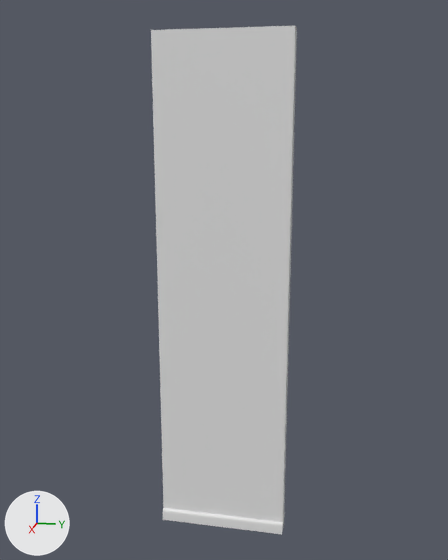
The FBX model Sneak and Seek/Assets/Meshes/Wall (Single) with end filled.fbx, before and after one commit.
Rendered twice from a 50 mm lens placed at (17.48, 3.51, 12.44), pointed at (-0.13, -0.01, 8.03). Lighting does not change. The marker at lower left points along +X, +Y and +Z. Where no turn or scale is listed for an object, it has been applied to the vertices. Vertices at the same position are counted once.
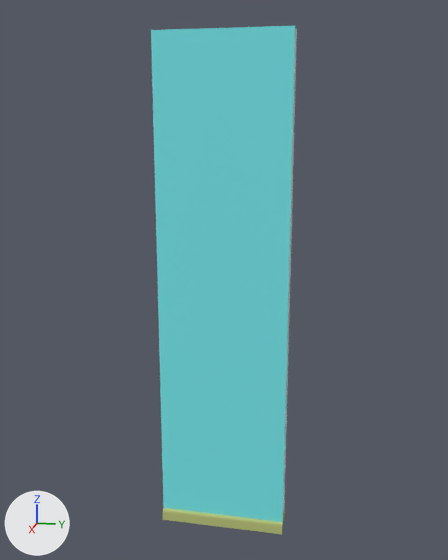
What differs and where, as boxes [x1, y1, x2, y2] in the pictures (448 x 560 px):
part 1 of me_mesh, recoloured: [163, 508, 285, 534] in both
part 2 of me_mesh, recoloured (white to cyan): [151, 26, 295, 522] in both
part 3 of me_mesh, recoloured: [283, 28, 297, 513] in both

The change in detail:
Material 'Material #33' (mat_material__33) is new.
Its base color is (0.0, 0.0, 0.0) (black #000000).
Its roughness is 0.0.
Material 'Material #32' (mat_material__32) is new.
Its base color is (0.191, 0.845, 0.872) (cyan #79edf0).
Its roughness is 0.0.
Material 'Material #45' (mat_material__45) is new.
Its base color is (1.0, 1.0, 1.0) (white #ffffff).
Its roughness is 0.0.
Material 'Material #31' (mat_material__31) is new.
Its base color is (0.495, 0.551, 0.197) (yellow #bbc47b).
Its roughness is 0.0.
me_mesh is used by ob_box001; location (0.0, 0.0, 0.0).
me_mesh had 36 vertices, 25 faces and spanned x -0.3..0.3, y -1.9..1.9, z 0.0..15.0.
me_mesh now has 34 vertices, 22 faces and spans x -0.3..0.3, y -1.9..1.9, z 0.0..15.0.
me_mesh part 1: 18 faces spanning x -0.3..0.3, y -1.9..1.9, z 0.0..0.4 switch from no material to mat_material__31 (yellow #bbc47b).
me_mesh part 2: 2 faces spanning x -0.2..0.2, y -1.9..1.9, z 0.0..15.0 switch from no material to mat_material__32 (cyan #79edf0).
me_mesh part 3: 1 face spanning x -0.2, y -1.9..1.9, z 0.4..15.0 switches from no material to mat_material__45 (white #ffffff).
me_mesh now uses material mat_material__33 (black #000000).
me_mesh now uses material mat_material__45 (white #ffffff).
